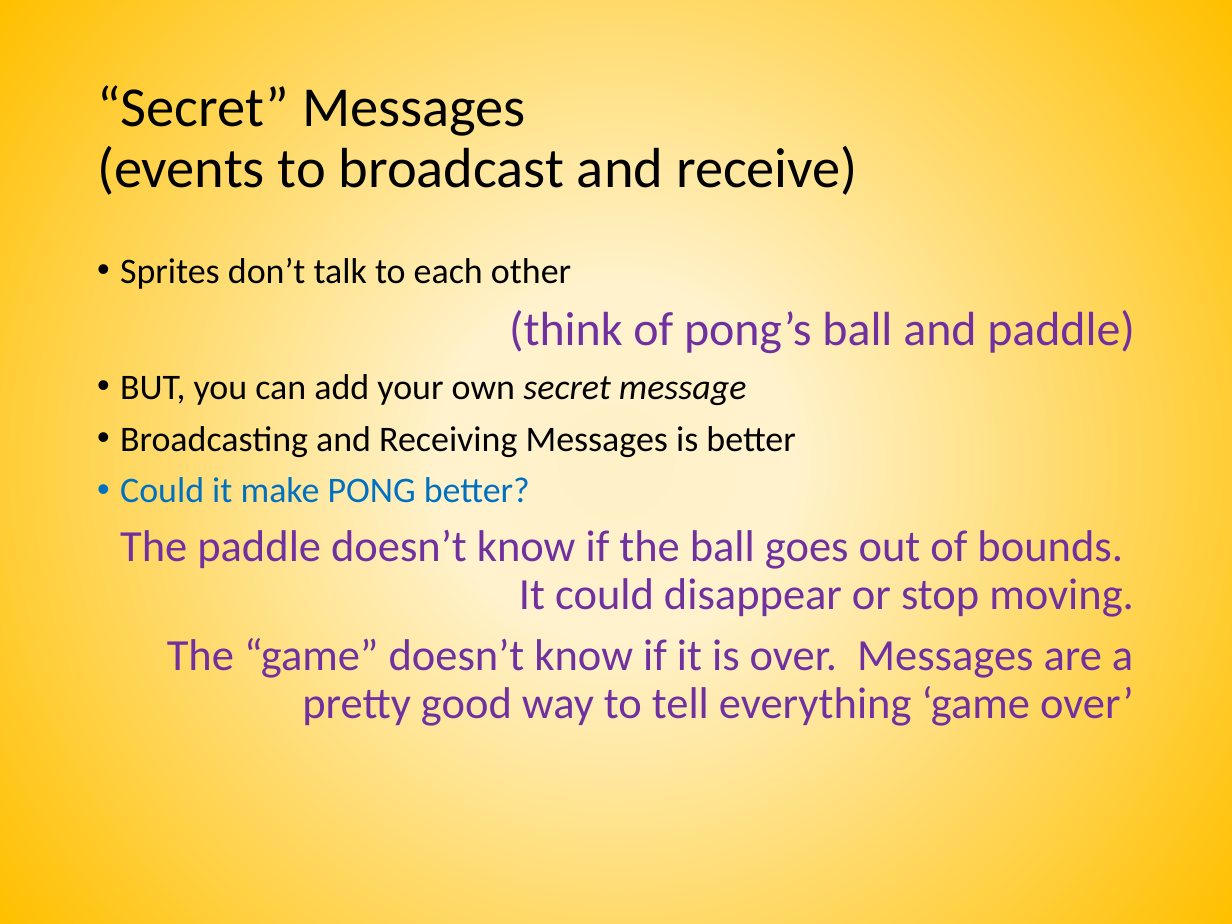
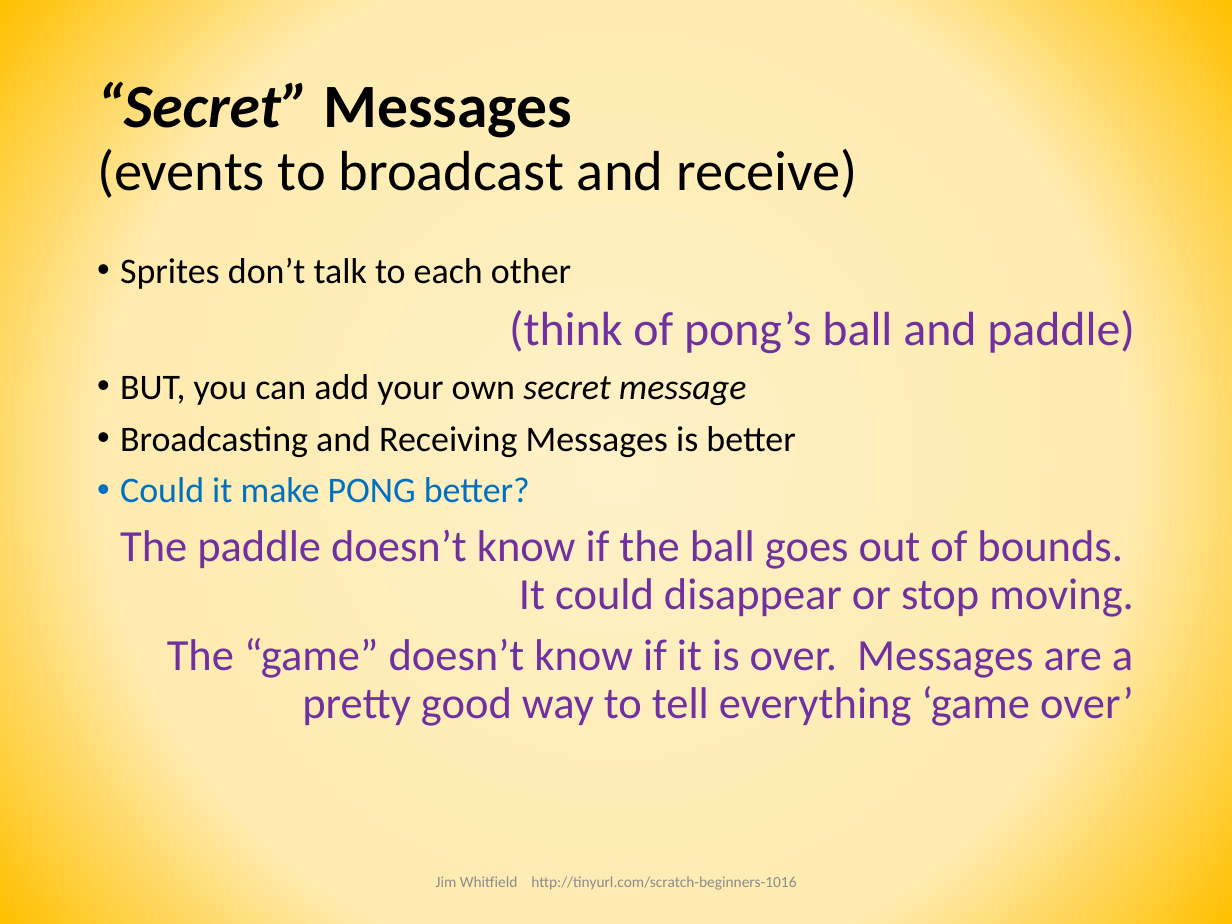
Before and after one commit to joedean/beginner-scratch, a slide deck: slide 20 of CoderDojo Beginner Scratch Session.pptx. Drawn at 1232x924 pixels with LibreOffice and Linux fonts; fonts in the diff are those of the drawing. Boxes give left, top, right and bottom in pixels: in the first picture for what was removed or moved away, otherwise in the second. Text is boxed around its words. In the diff, an @@ line names an element or a change of style, - is before the commit and + after.

```diff
--- a/CoderDojo Beginner Scratch Session.pptx
+++ b/CoderDojo Beginner Scratch Session.pptx
@@ background gradient #FFF1C7 to #FFF2CC to #FFC000 to gradient #FFF1C7 to #FFEBB0 to #FFC000 @@
@@ title "“Secret” Messages (events to broadcast ..." at (x1=97, y1=76, x2=858, y2=198): size 33 to 36 pt, bold on in "“Secret” Messages"; italic on in "“Secret”" @@
@@ text added at (x1=436, y1=876, x2=796, y2=890), 9 pt, text #8C8C8C @@
+Jim Whitfield http://tinyurl.com/scratch-beginners-1016
```
Also in this commit, not shown: 24 other slides changed.
